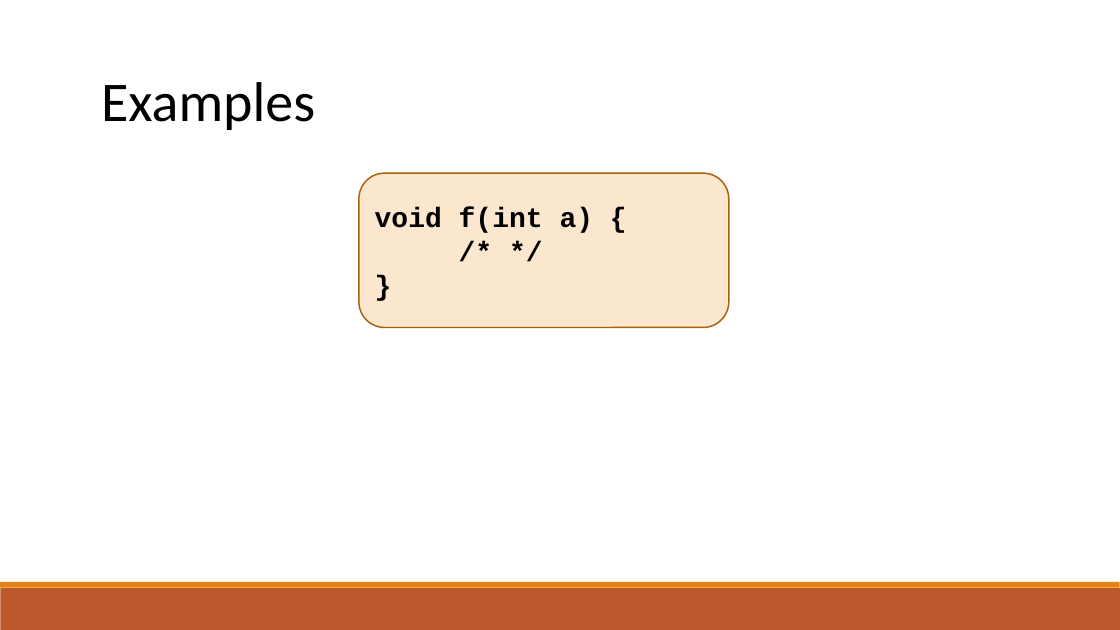
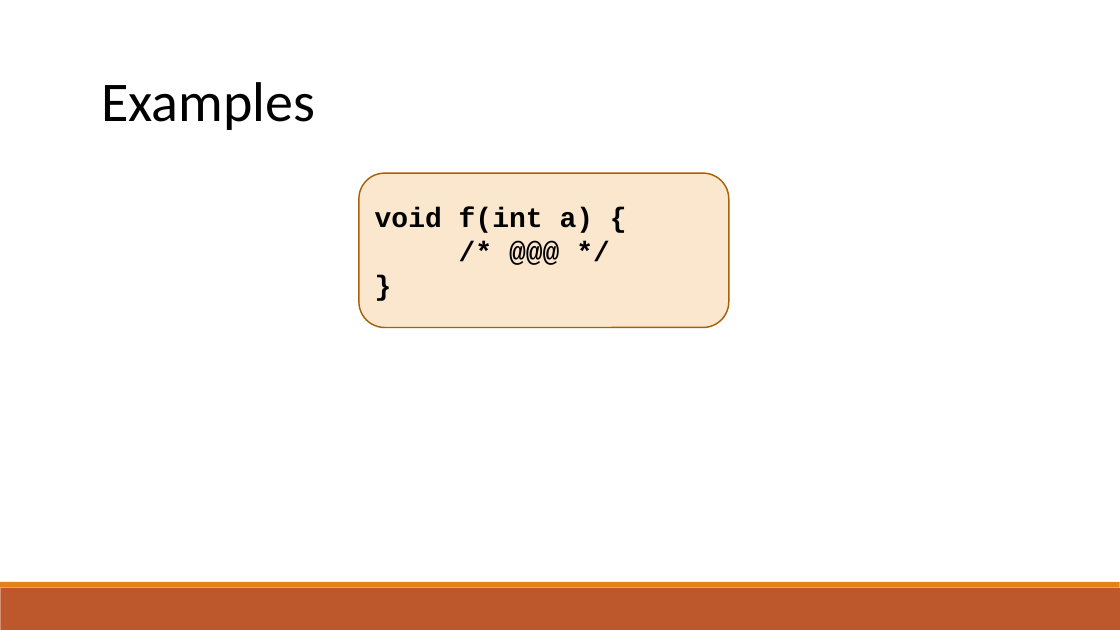
Before and after one commit to raghadzeidan/COMPILATION_TAU_FOR_STUDENTS, a slide deck: slide 47 of new_slides/lexical_analysis.pptx. Drawn at 1120x630 pixels with LibreOffice and Linux fonts; fonts in the diff are those of the drawing. Boxes give left, top, right and bottom in pixels: in the first picture for what was removed or moved away, otherwise in the second. Text is boxed around its words. In the diff, an @@ line names an element or a change of style, - is before the commit and + after.

```diff
--- a/new_slides/lexical_analysis.pptx
+++ b/new_slides/lexical_analysis.pptx
@@ text in rounded rectangle at [359,173,728,328]: text changed @@
-/* */
+/* @@@ */
```
Also in this commit, not shown: 3 other slides changed, 4 slides added, 1 other file.
